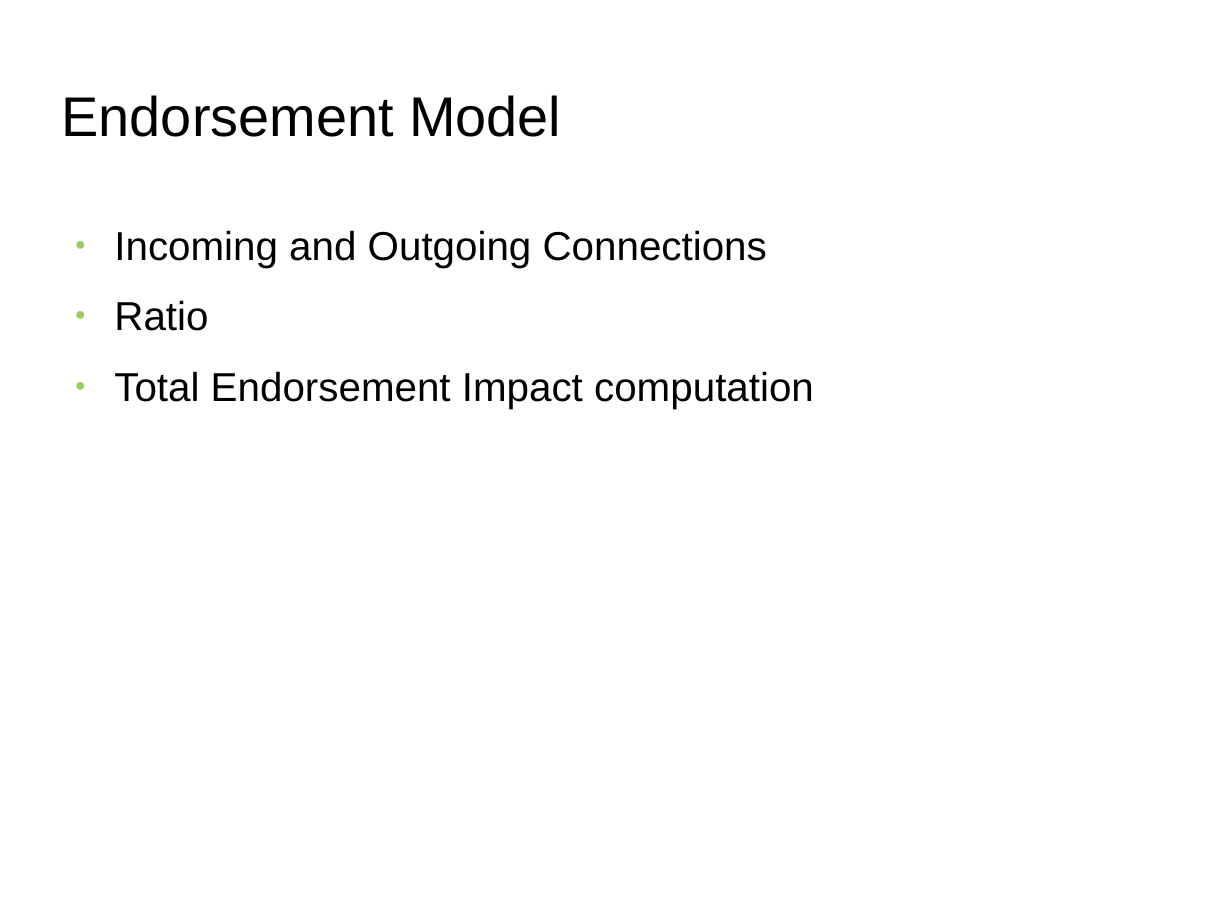
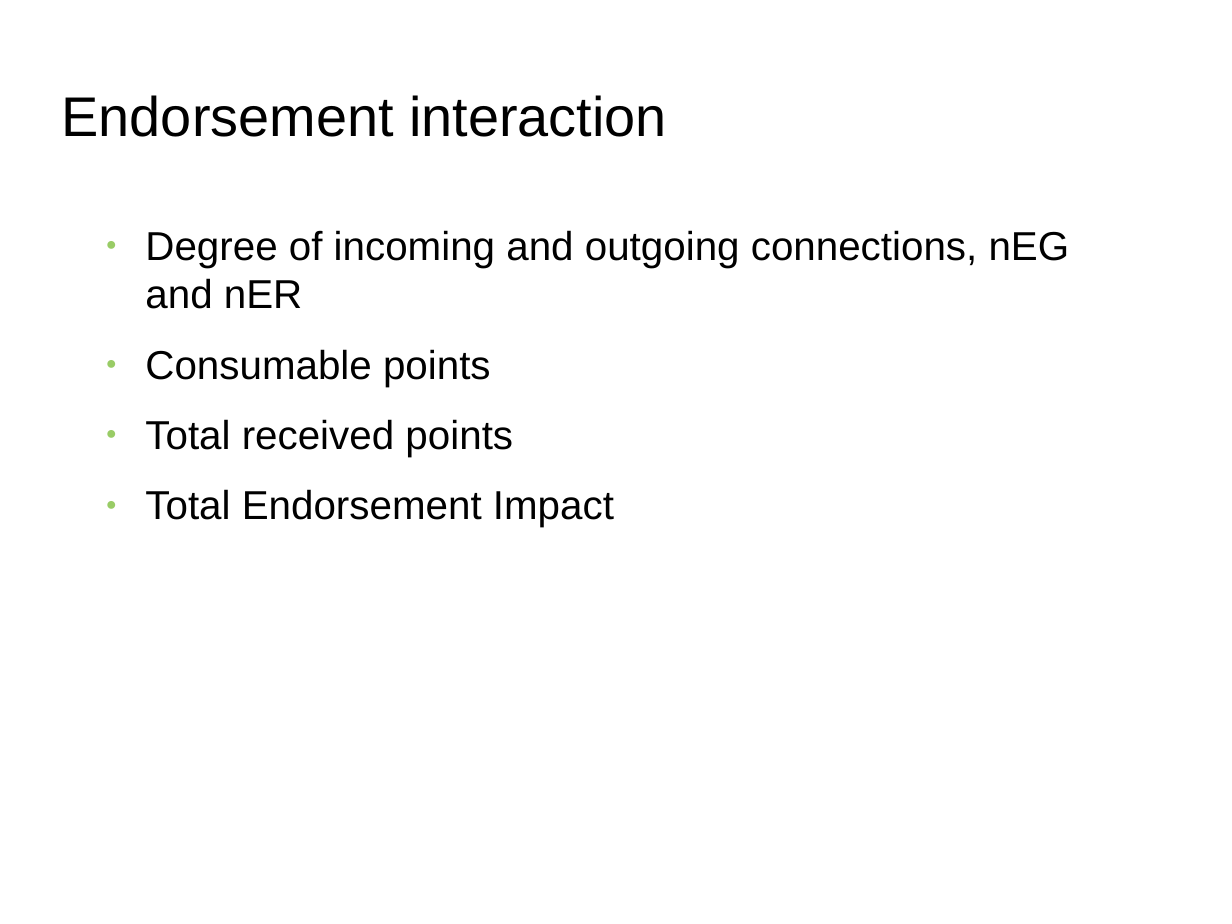
Before and after one commit to s2-t2/blockchain_reputation_system, a slide deck: slide 14 of documents/Presentation/Presentation.odp (slide 7 before the commit). Drawn at 1232x924 pixels with LibreOffice and Linux fonts; fonts in the diff are those of the drawing; background and template pictures are left out. Boxes give left, top, right and bottom in pixels: in the first picture for what was removed or moved away, otherwise in the second. Text is boxed around its words. In the diff, an @@ line names an element or a change of style, - is before the commit and + after.

```diff
--- a/documents/Presentation/Presentation.odp
+++ b/documents/Presentation/Presentation.odp
@@ title at [62, 95, 667, 137]: text changed @@
-Endorsement Model
+Endorsement interaction
@@ text at [145, 230, 1070, 527]: text changed @@
-● Incoming and Outgoing Connections
-● Ratio
-● Total Endorsement Impact computation
+● Degree of incoming and outgoing connections, nEG and nER
+● Consumable points
+● Total received points
+● Total Endorsement Impact
```
Also in this commit, not shown: 5 other slides changed, 17 slides added, 5 slides removed, 10 other files.
